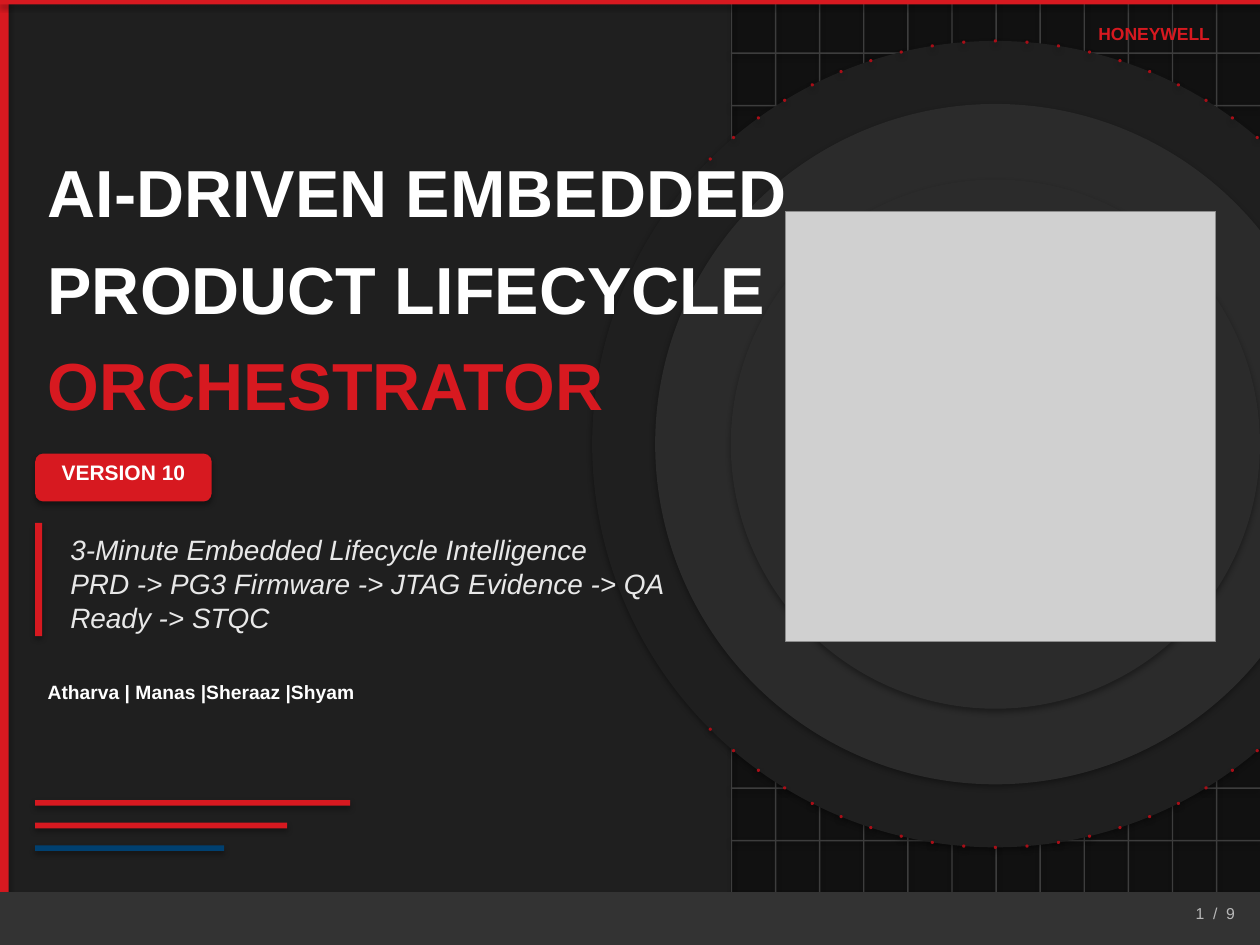
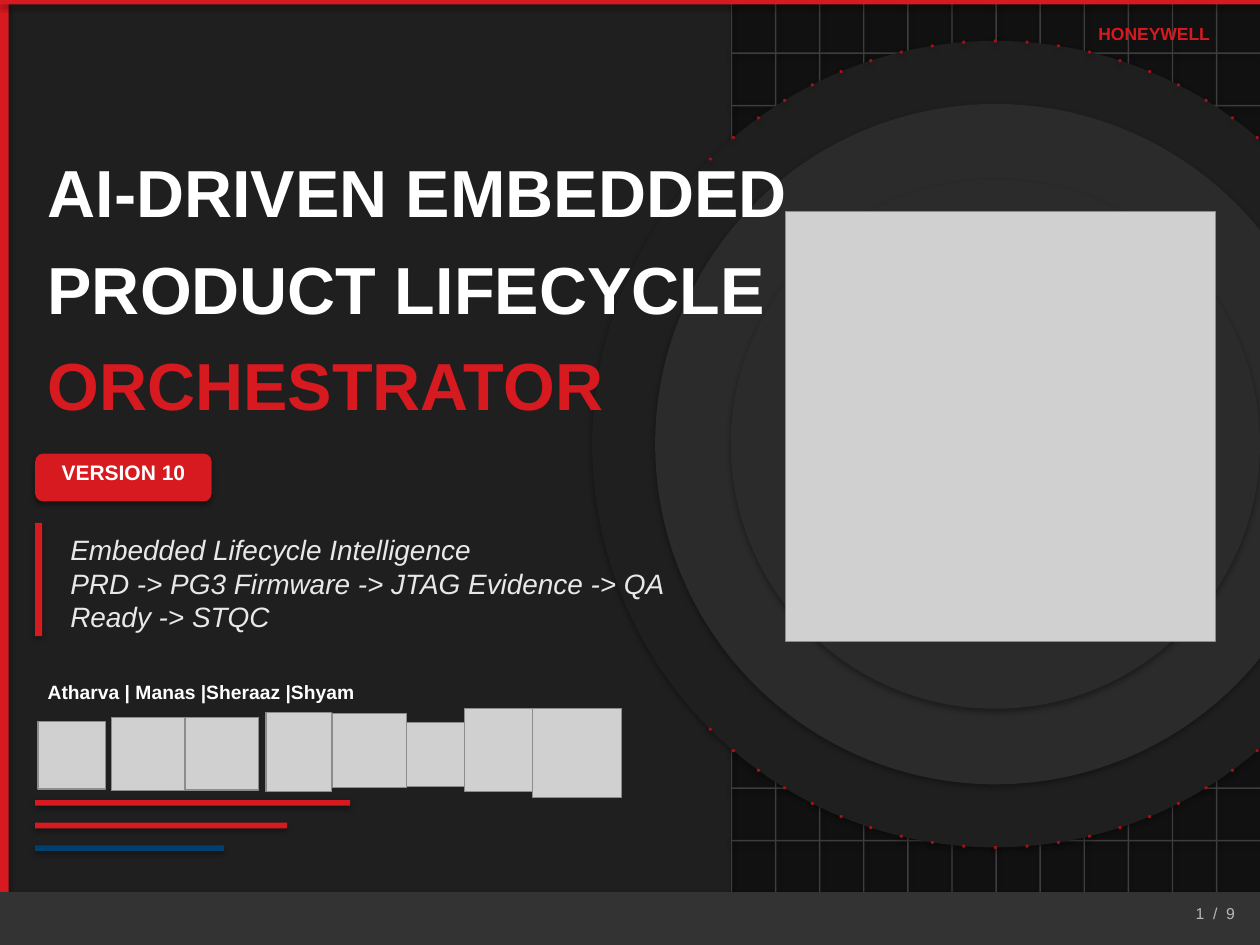
Before and after one commit to shyamnexus/HON_PPT, a slide deck: slide 1 of AI-Driven Embedded Product Lifecycle OrchestratorV10.pptx. Drawn at 1260x945 pixels with LibreOffice and Linux fonts; fonts in the diff are those of the drawing; grey boxes stand for pictures. Boxes give left, top, right and bottom in pixels: in the first picture for what was removed or moved away, otherwise in the second. Text is boxed around its words. In the diff, an @@ line names an element or a change of style, - is before the commit and + after.

```diff
--- a/AI-Driven Embedded Product Lifecycle OrchestratorV10.pptx
+++ b/AI-Driven Embedded Product Lifecycle OrchestratorV10.pptx
@@ text at [70,539,664,633]: text changed @@
-3-Minute Embedded Lifecycle Intelligence
-PRD -> PG3 Firmware -> JTAG Evidence -> QA Ready -> STQC
+Embedded Lifecycle Intelligence
+PRD -> PG3 Firmware -> JTAG Evidence -> QA Ready -> STQC
@@ picture added at [111,717,184,790] @@
@@ picture added at [185,717,258,790] @@
@@ picture added at [266,713,331,793] @@
@@ picture added at [333,713,407,788] @@
@@ picture added at [465,708,548,791] @@
@@ picture added at [533,708,621,796] @@
@@ picture added at [38,721,106,789] @@
@@ picture added at [407,723,470,786] @@
```
Also in this commit, not shown: 3 other slides changed, 7 other files.
